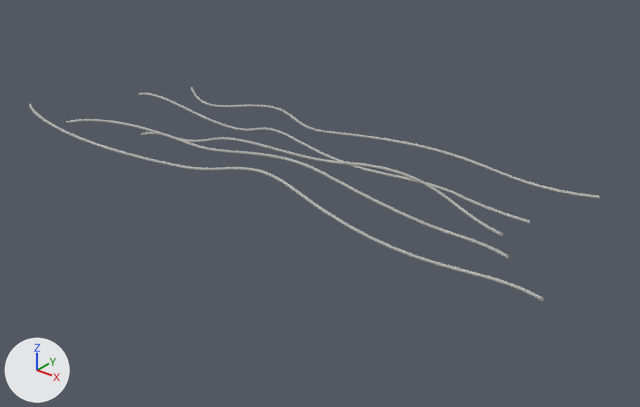
One commit to the glTF model assets/models/Thermoplast_Nudel.glb: the scene before it, then after it.
Both versions are drawn from a camera (50 mm lens) standing at (3.79, -4.46, 2.59) and looking at (0.25, -0.04, -0.15). The lights are fixed; the arrows at lower left show +X, +Y and +Z. Where no turn or scale is listed for an object, it has been applied to the vertices. Vertices at the same position are counted once.

The older version as bpy lines, for what is in view:
```python
ob_beziercurve = bpy.data.objects.new('BezierCurve', me_beziercurve)
ob_beziercurve.location = (-0.125, 0.362, 0.011)
ob_beziercurve_001 = bpy.data.objects.new('BezierCurve.001', me_beziercurve_001)
ob_beziercurve_001.location = (-0.125, 0.773, 0.011)
ob_beziercurve_002 = bpy.data.objects.new('BezierCurve.002', me_beziercurve_002)
ob_beziercurve_002.location = (-0.125, -0.138, 0.079)
ob_beziercurve_003 = bpy.data.objects.new('BezierCurve.003', me_beziercurve_003)
ob_beziercurve_003.location = (-0.125, -0.356, 0.079)
ob_beziercurve_004 = bpy.data.objects.new('BezierCurve.004', me_beziercurve_004)
ob_beziercurve_004.location = (-0.125, -0.655, 0.079)
```
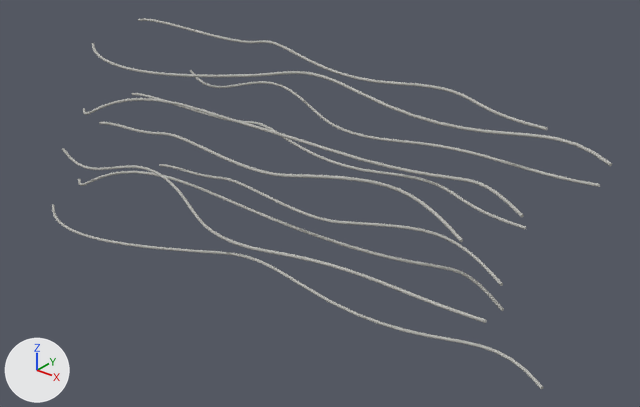
Where the newer file only moved an object's origin or applied its transform, the numbers keep the older frame.

What differs and where, as boxes [x1, y1, x2, y2] in the pictures (640 x 407 px):
'BezierCurve.004', mesh turned: before [29, 104, 544, 301]; after [52, 204, 544, 389]
'BezierCurve.003', mesh turned: before [66, 119, 509, 258]; after [78, 171, 504, 311]
'BezierCurve.001', mesh turned: before [191, 87, 600, 199]; after [190, 70, 600, 187]
'BezierCurve.002', mesh turned: before [141, 132, 503, 236]; after [159, 164, 503, 286]
'BezierCurve', mesh turned: before [138, 93, 530, 224]; after [132, 93, 526, 229]
'BezierCurve.005', added: after [92, 43, 612, 166]
'BezierCurve.008', added: after [62, 148, 487, 323]
'BezierCurve.006', added: after [83, 98, 524, 218]
'BezierCurve.007', added: after [99, 122, 463, 242]
'BezierCurve.009', added: after [138, 18, 548, 131]

What changed in the scene script:
```text
Change me_beziercurve:
    where me_beziercurve.from_pydata(...)  # 1776 vertices, 3548 faces; spans x -1.98..1.82, y -0.09..0.09, z -0.06..0.08
    me_beziercurve part 1: the whole mesh is turned 36 degrees about the x axis through its middle, then moved by (0.0, -0.06, 0.03)
Change me_beziercurve_001:
    where me_beziercurve_001.from_pydata(...)  # 1776 vertices, 3548 faces; spans x -1.75..2.1, y -0.23..0.11, z -0.06..0.18
    me_beziercurve_001 part 2: the whole mesh is turned 36 degrees about the x axis through its middle, then moved by (0.0, 0.0, 0.12)
Change me_beziercurve_002:
    where me_beziercurve_002.from_pydata(...)  # 1776 vertices, 3548 faces; spans x -1.47..1.82, y -0.03..0.2, z -0.16..0.21
    me_beziercurve_002 part 3: the whole mesh is turned 36 degrees about the x axis through its middle, then moved by (0.0, 0.06, -0.35)
Change me_beziercurve_003:
    where me_beziercurve_003.from_pydata(...)  # 1776 vertices, 3548 faces; spans x -1.75..1.98, y -0.27..0.2, z -0.06..0.22
    me_beziercurve_003 part 4: the whole mesh is turned 36 degrees about the x axis through its middle, then moved by (0.0, -0.02, -0.42)
Change me_beziercurve_004:
    where me_beziercurve_004.from_pydata(...)  # 1776 vertices, 3548 faces; spans x -1.75..2.34, y -0.34..0.16, z -0.06..0.3
    me_beziercurve_004 part 5: the whole mesh is turned 36 degrees about the x axis through its middle, then moved by (0.0, 0.13, -0.77)
Add ob_beziercurve_005:
    ob_beziercurve_005 = bpy.data.objects.new('BezierCurve.005', me_beziercurve_005)  # 1776 vertices, 3548 faces; spans x -1.75..2.34, y -0.44..0.16, z -0.03..0.2; in mat_material_001 (grey #b3b3ad)
    ob_beziercurve_005.location = (-0.125, 0.085, 0.588)
Add ob_beziercurve_006:
    ob_beziercurve_006 = bpy.data.objects.new('BezierCurve.006', me_beziercurve_006)  # 1776 vertices, 3548 faces; spans x -1.75..1.98, y -0.27..0.19, z -0.11..0.18; in mat_material_001 (grey #b3b3ad)
    ob_beziercurve_006.location = (-0.125, -0.203, 0.269)
Add ob_beziercurve_007:
    ob_beziercurve_007 = bpy.data.objects.new('BezierCurve.007', me_beziercurve_007)  # 1776 vertices, 3548 faces; spans x -1.47..1.82, y -0.12..0.15, z -0.09..0.22; in mat_material_001 (grey #b3b3ad)
    ob_beziercurve_007.location = (-0.125, -0.609, 0.226)
Add ob_beziercurve_008:
    ob_beziercurve_008 = bpy.data.objects.new('BezierCurve.008', me_beziercurve_008)  # 1776 vertices, 3548 faces; spans x -1.75..2.1, y -0.28..0.08, z -0.08..0.08; in mat_material_001 (grey #b3b3ad)
    ob_beziercurve_008.location = (-0.125, -0.62, -0.118)
Add ob_beziercurve_009:
    ob_beziercurve_009 = bpy.data.objects.new('BezierCurve.009', me_beziercurve_009)  # 1776 vertices, 3548 faces; spans x -1.98..1.82, y -0.09..0.1, z -0.04..0.09; in mat_material_001 (grey #b3b3ad)
    ob_beziercurve_009.location = (-0.125, 0.455, 0.663)
```
